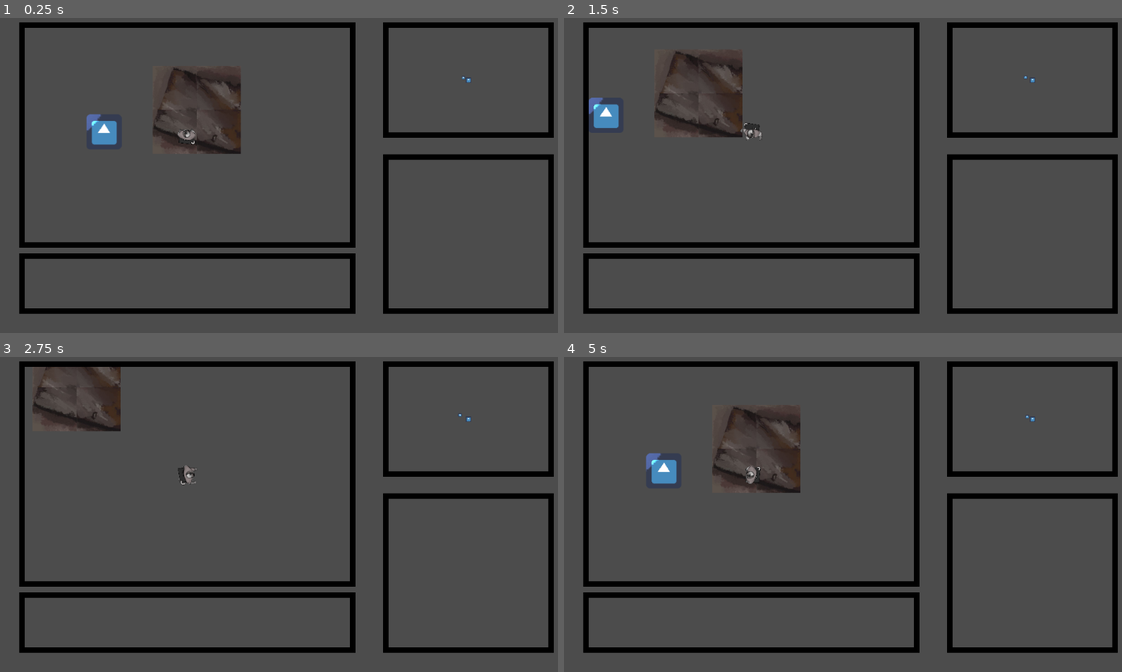
Above: before the commit, frames 1-4 (two rows, left to right).
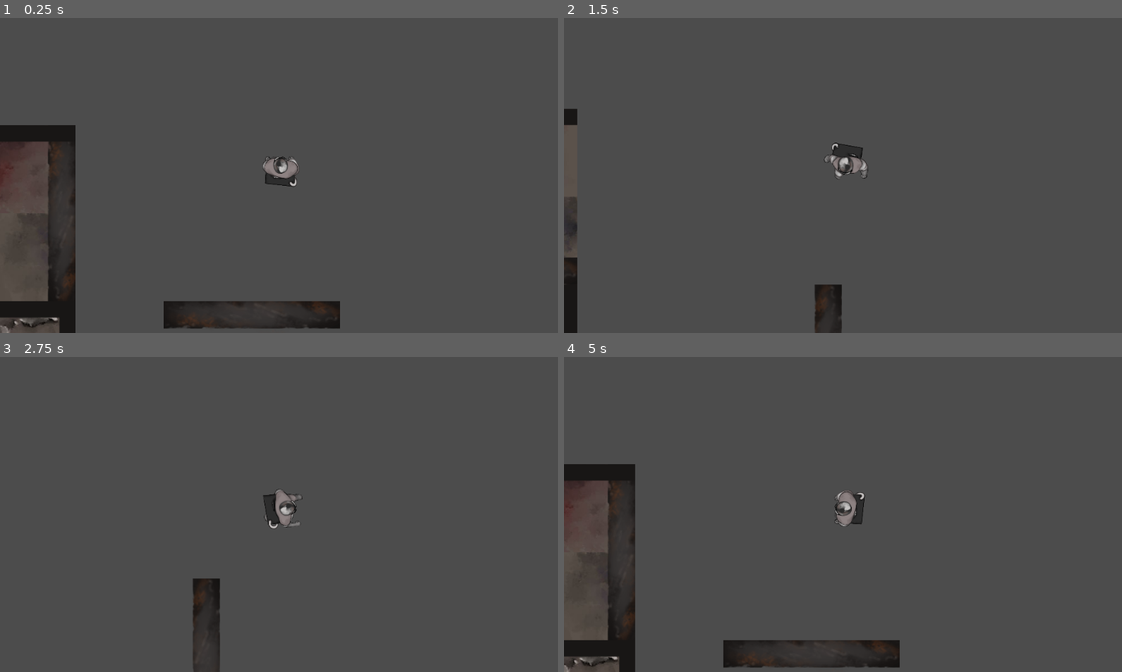
Above: after the commit, the same moments.

Repository: HasanMafatihul/ancient-horror-JAM
Game: Godot game, scene res://screens/level_layout.tscn
Two runs of this game, one before a commit and one after it. Both use one fixed random seed, a clock stepped at 60 frames per second and the inputs below. Before the commit the project starts from res://screens/main_game.tscn. The engine's default icon, where the game draws it, is replaced by a stand-in: a white triangle on a blue panel in a dark square.
Inputs (mouse positions are in pixels of both pictures, inside the frame that each line leads up to):
- Up to frame 1 (0.25 s): no input
- Up to frame 2 (1.5 s): tap Enter (ui_accept) at 0.5 s; move the mouse to (971, 150) at 0.52 s; hold D (right) 0.53-1.28 s; hold Enter (ui_accept) 0.53-1.28 s; click (971, 150) at 0.67 s; move the mouse to (731, 184) at 1.27 s; hold S (down) from 1.28 s (still down); tap Space (interact) at 1.35 s
- Up to frame 3 (2.75 s): tap Enter (ui_accept) at 1.52, 1.55, 1.82 s; move the mouse to (340, 435) at 2.02 s; release S (down) at 2.03 s; hold D (right) from 2.03 s (still down); hold Enter (ui_accept) from 2.03 s (still down)
- Up to frame 4 (5 s): move the mouse to (820, 574) at 2.77 s; release D (right) at 2.78 s; release Enter (ui_accept) at 2.78 s; hold W (up) 2.78-3.53 s; tap Space (interact) at 2.85, 4.35 s; click (820, 574) at 2.92 s; tap Enter (ui_accept) at 3.02, 3.05, 3.32, 4.52, 4.55, 4.82 s; move the mouse to (1015, 555) at 3.52 s; hold Enter (ui_accept) 3.53-4.28 s; hold A (left) from 3.53 s (still down); move the mouse to (675, 457) at 4.27 s

The runs differ from the first frame. In frame 1, 18% of the frame differs, in the area x 0-100%, y 1-100%; in frame 2, 14%; in frame 3, 13%; in frame 4, 18%.
Error before the commit: Invalid get index 'global_position' (on base: 'Nil'). (res://source/enemy/monster.gd:50)

Commit message:
added door with texture

Diff:
--- /dev/null
+++ b/assets/tilemap_divider.tres
@@ -0,0 +1,54 @@
+[gd_resource type="TileSet" load_steps=5 format=2]
+
+[ext_resource path="res://assets/tilemap collision/Divider.png" type="Texture" id=1]
+[ext_resource path="res://assets/tilemap collision/Corner.png" type="Texture" id=2]
+
+[sub_resource type="ConvexPolygonShape2D" id=1]
+points = PoolVector2Array( 129.864, 0, 160, 0, 160, 160, 129.864, 160 )
+
+[sub_resource type="ConvexPolygonShape2D" id=2]
+points = PoolVector2Array( 0, 0, 160, 0, 160, 160, 130.936, 159.767, 131.634, 29.9359, 0, 29.7946 )
+
+[resource]
+0/name = "Divider.png 0"
+0/texture = ExtResource( 1 )
+0/tex_offset = Vector2( 0, 0 )
+0/modulate = Color( 1, 1, 1, 1 )
+0/region = Rect2( 0, 0, 160, 160 )
+0/tile_mode = 0
+0/occluder_offset = Vector2( 0, 0 )
+0/navigation_offset = Vector2( 0, 0 )
+0/shape_offset = Vector2( 0, 0 )
+0/shape_transform = Transform2D( 1, 0, 0, 1, 0, 0 )
+0/shape = SubResource( 1 )
+0/shape_one_way = false
+0/shape_one_way_margin = 1.0
+0/shapes = [ {
+"autotile_coord": Vector2( 0, 0 ),
+"one_way": false,
+"one_way_margin": 1.0,
+"shape": SubResource( 1 ),
+"shape_transform": Transform2D( 1, 0, 0, 1, 0, 0 )
+} ]
+0/z_index = 0
+1/name = "Corner.png 1"
+1/texture = ExtResource( 2 )
+1/tex_offset = Vector2( 0, 0 )
+1/modulate = Color( 1, 1, 1, 1 )
+1/region = Rect2( 0, 0, 160, 160 )
+1/tile_mode = 0
+1/occluder_offset = Vector2( 0, 0 )
+1/navigation_offset = Vector2( 0, 0 )
+1/shape_offset = Vector2( 0, 0 )
+1/shape_transform = Transform2D( 1, 0, 0, 1, 0, 0 )
+1/shape = SubResource( 2 )
+1/shape_one_way = false
+1/shape_one_way_margin = 1.0
+1/shapes = [ {
+"autotile_coord": Vector2( 0, 0 ),
+"one_way": false,
+"one_way_margin": 1.0,
+"shape": SubResource( 2 ),
+"shape_transform": Transform2D( 1, 0, 0, 1, 0, 0 )
+} ]
+1/z_index = 0
--- /dev/null
+++ b/assets/tilemap_door.tres
@@ -0,0 +1,54 @@
+[gd_resource type="TileSet" load_steps=5 format=2]
+
+[ext_resource path="res://assets/tilemap collision/Door closed.png" type="Texture" id=1]
+[ext_resource path="res://assets/tilemap collision/Door open.png" type="Texture" id=2]
+
+[sub_resource type="ConvexPolygonShape2D" id=3]
+points = PoolVector2Array( 272.118, 0.046936, 320, 0, 320, 320, 270.51, 320 )
+
+[sub_resource type="ConvexPolygonShape2D" id=4]
+points = PoolVector2Array( 0, 270.833, 320, 270, 320, 320, 0, 320 )
+
+[resource]
+0/name = "Door closed.png 0"
+0/texture = ExtResource( 1 )
+0/tex_offset = Vector2( 0, 0 )
+0/modulate = Color( 1, 1, 1, 1 )
+0/region = Rect2( 0, 0, 320, 320 )
+0/tile_mode = 0
+0/occluder_offset = Vector2( 0, 0 )
+0/navigation_offset = Vector2( 0, 0 )
+0/shape_offset = Vector2( 0, 0 )
+0/shape_transform = Transform2D( 1, 0, 0, 1, 0, 0 )
+0/shape = SubResource( 3 )
+0/shape_one_way = false
+0/shape_one_way_margin = 1.0
+0/shapes = [ {
+"autotile_coord": Vector2( 0, 0 ),
+"one_way": false,
+"one_way_margin": 1.0,
+"shape": SubResource( 3 ),
+"shape_transform": Transform2D( 1, 0, 0, 1, 0, 0 )
+} ]
+0/z_index = 0
+1/name = "Door open.png 1"
+1/texture = ExtResource( 2 )
+1/tex_offset = Vector2( 0, 0 )
+1/modulate = Color( 1, 1, 1, 1 )
+1/region = Rect2( 0, 0, 320, 320 )
+1/tile_mode = 0
+1/occluder_offset = Vector2( 0, 0 )
+1/navigation_offset = Vector2( 0, 0 )
+1/shape_offset = Vector2( 0, 0 )
+1/shape_transform = Transform2D( 1, 0, 0, 1, 0, 0 )
+1/shape = SubResource( 4 )
+1/shape_one_way = false
+1/shape_one_way_margin = 1.0
+1/shapes = [ {
+"autotile_coord": Vector2( 0, 0 ),
+"one_way": false,
+"one_way_margin": 1.0,
+"shape": SubResource( 4 ),
+"shape_transform": Transform2D( 1, 0, 0, 1, 0, 0 )
+} ]
+1/z_index = 0
--- a/project.godot
+++ b/project.godot
@@ -11,7 +11,7 @@
 [application]
 
 config/name="GIM JAM Horror"
-run/main_scene="res://screens/main_game.tscn"
+run/main_scene="res://screens/level_layout.tscn"
 config/icon="res://icon.png"
 
 [autoload]
--- /dev/null
+++ b/screens/level_layout.tscn
@@ -0,0 +1,33 @@
+[gd_scene load_steps=6 format=2]
+
+[ext_resource path="res://source/player/player.tscn" type="PackedScene" id=1]
+[ext_resource path="res://assets/tilemap_default.tres" type="TileSet" id=2]
+[ext_resource path="res://assets/tilemap_divider.tres" type="TileSet" id=3]
+[ext_resource path="res://assets/tilemap_door.tres" type="TileSet" id=4]
+[ext_resource path="res://screens/mapDoor.gd" type="Script" id=5]
+
+[node name="Node2D" type="Node2D"]
+
+[node name="TileMap" type="TileMap" parent="."]
+tile_set = ExtResource( 2 )
+cell_size = Vector2( 160, 160 )
+format = 1
+tile_data = PoolIntArray( -393229, -1073741808, 0, -393228, -1610612736, 0, -393227, -1610612735, 0, -393226, -1610612734, 0, -327693, 1610612752, 0, -327692, -1610612719, 0, -327691, -1073741803, 0, -327690, -1073741807, 0, -262157, -1073741782, 0, -262156, 1610612753, 0, -262155, -1073741803, 0, -262154, -1610612714, 0, -196621, -1073741783, 0, -196620, -1073741807, 0, -196619, -1610612713, 0, -196618, 1610612758, 0, -131085, -1073741803, 0, -131084, -1073741803, 0, -131083, 1610612749, 0, -131082, -1610612715, 0, -65549, -1073741823, 0, -65548, 17, 0, -65547, 1610612748, 0, -65546, -1610612715, 0, -13, -1073741803, 0, -12, 18, 0, -11, 32, 0, -10, 31, 0, 65523, 1610612752, 0, 65524, 32, 0, 65525, 29, 0, 65526, 30, 0 )
+
+[node name="player" parent="." instance=ExtResource( 1 )]
+position = Vector2( -1064.69, -1042.04 )
+scale = Vector2( 2, 2 )
+
+[node name="TileMapDoor" type="TileMap" parent="."]
+tile_set = ExtResource( 4 )
+cell_size = Vector2( 160, 160 )
+cell_custom_transform = Transform2D( 160, 0, 0, 160, 0, 0 )
+format = 1
+tile_data = PoolIntArray( -393227, 0, 0, -262152, -1073741824, 0 )
+script = ExtResource( 5 )
+
+[node name="TileMapDivider" type="TileMap" parent="."]
+tile_set = ExtResource( 3 )
+cell_size = Vector2( 160, 160 )
+format = 1
+tile_data = PoolIntArray( -917515, 0, 0, -393229, -1073741823, 0, -393228, -1073741824, 0, -393227, -1073741824, 0, -393226, -1073741824, 0, -327693, 1610612736, 0, -262157, 1610612736, 0, -262155, -1073741823, 0, -262154, 1, 0, -196621, 1610612736, 0, -196619, 1610612736, 0, -196618, 0, 0, -131085, 1610612736, 0, -131082, 0, 0, -65549, 1610612737, 0, -65548, -1610612736, 0, -65546, 0, 0, -13, 1610612736, 0, -10, 0, 0, 65523, 1610612737, 0, 65524, -1610612736, 0, 65525, -1610612736, 0, 65526, -1610612735, 0 )
--- a/screens/main_game.tscn
+++ b/screens/main_game.tscn
@@ -1,6 +1,6 @@
 [gd_scene load_steps=3 format=2]
 
-[ext_resource path="res://main.tscn" type="PackedScene" id=1]
+[ext_resource path="res://screens/temp_map.tscn" type="PackedScene" id=1]
 [ext_resource path="res://source/UI/Minimap/Minimap.tscn" type="PackedScene" id=2]
 
 [node name="main" type="Node2D"]
--- /dev/null
+++ b/screens/mapDoor.gd
@@ -0,0 +1,25 @@
+extends TileMap
+
+
+# Declare member variables here. Examples:
+# var a = 2
+# var b = "text"
+
+# Called when the node enters the scene tree for the first time.
+func _ready():
+	pass # Replace with function body.
+
+func _input(event):
+	if event.is_action_pressed("ui_accept"):
+		changeDoorState()
+
+func changeDoorState():
+	for i in get_used_cells():
+		set_cell(i[0] , i[1], 1 - get_cell(i[0] , i[1]),
+			is_cell_x_flipped(i[0] , i[1]),
+			is_cell_y_flipped(i[0] , i[1]),
+			is_cell_transposed(i[0],i[1]))
+
+# Called every frame. 'delta' is the elapsed time since the previous frame.
+#func _process(delta):
+#	pass
--- a/source/player/player.tscn
+++ b/source/player/player.tscn
@@ -26,15 +26,15 @@
 "name": "idle",
 "speed": 5.0
 }, {
+"frames": [ ExtResource( 10 ), ExtResource( 11 ), ExtResource( 9 ), ExtResource( 12 ), ExtResource( 13 ) ],
+"loop": true,
+"name": "walk",
+"speed": 5.0
+}, {
 "frames": [ ExtResource( 8 ), ExtResource( 4 ), ExtResource( 5 ), ExtResource( 6 ), ExtResource( 7 ) ],
 "loop": false,
 "name": "die",
 "speed": 1.0
-}, {
-"frames": [ ExtResource( 10 ), ExtResource( 11 ), ExtResource( 9 ), ExtResource( 12 ), ExtResource( 13 ) ],
-"loop": true,
-"name": "walk",
-"speed": 5.0
 } ]
 
 [node name="player" type="KinematicBody2D"]
Binary file added: assets/tilemap collision/Corner.png
Not shown, added: assets/tilemap collision/Corner.png.import
Binary file added: assets/tilemap collision/Divider.png
Not shown, added: assets/tilemap collision/Divider.png.import
Binary file added: assets/tilemap collision/Door closed.png
Not shown, added: assets/tilemap collision/Door closed.png.import
Binary file added: assets/tilemap collision/Door open.png
Not shown, added: assets/tilemap collision/Door open.png.import
Not shown: 2 places in screens/temp_map.tscn that only renumber resources
